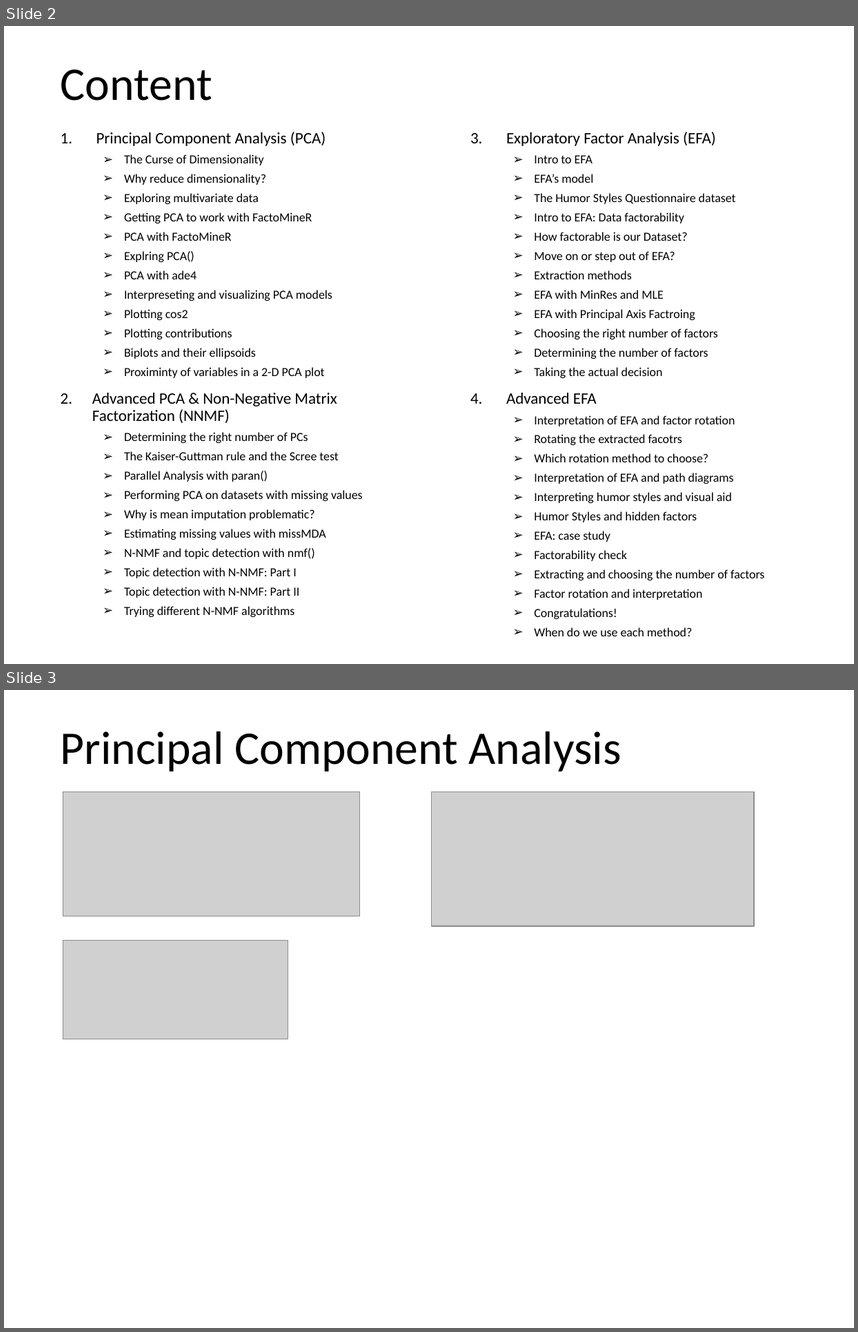
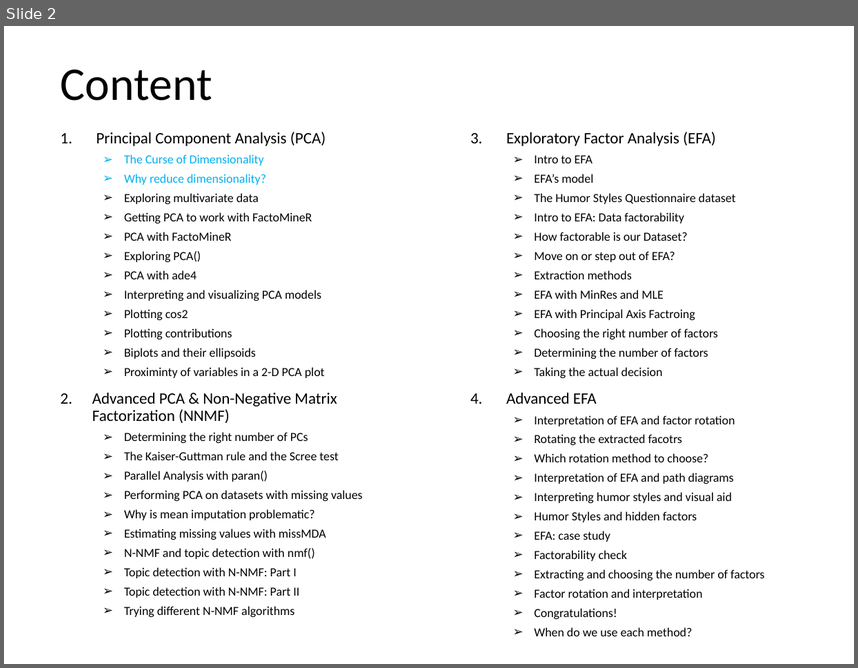
Before and after one commit to parcap/business-education, a slide deck: Track - Machine Learning/Dimensionality-Reduction-in-R/Dimensionality Reduction in R.pptx. Shown one above the other, each under a label of ours: slides 2 and 3 before the commit, slide 2 after it. The pictures are 858x1332 and 858x668 pixels, drawn with LibreOffice and Linux fonts; fonts in the diff are those of the drawing; grey boxes stand for pictures. Boxes give left, top, right and bottom in pixels: in the first picture for what was removed or moved away, otherwise in the second. Text is boxed around its words. In the diff, an @@ line names an element or a change of style, - is before the commit and + after.

```diff
--- a/Track - Machine Learning/Dimensionality-Reduction-in-R/Dimensionality Reduction in R.pptx
+++ b/Track - Machine Learning/Dimensionality-Reduction-in-R/Dimensionality Reduction in R.pptx
@@ slide 3 removed at box(4, 690, 854, 1328), background #FFFFFF @@
@@ title removed at box(61, 731, 622, 771) @@
-Principal Component Analysis
@@ picture removed at box(63, 792, 359, 916) @@
@@ picture removed at box(432, 792, 754, 926) @@
@@ picture removed at box(63, 940, 288, 1038) @@
@@ slide 2 changed as well @@
@@ text at box(124, 154, 266, 185): text colour #000000 to #00B0F0 in "The Curse of Dimensionality", "Why reduce dimensionality?" @@
@@ text at box(124, 251, 201, 262): text changed @@
-  ➢ Explring PCA()
+  ➢ Exploring PCA()
@@ text at box(124, 290, 321, 301): text changed @@
-  ➢ Interpreseting and visualizing PCA models
+  ➢ Interpreting and visualizing PCA models
```
Also in this commit, not shown: 1 other slide changed, 2 slides added, 5 other slides removed, 3 other files.
